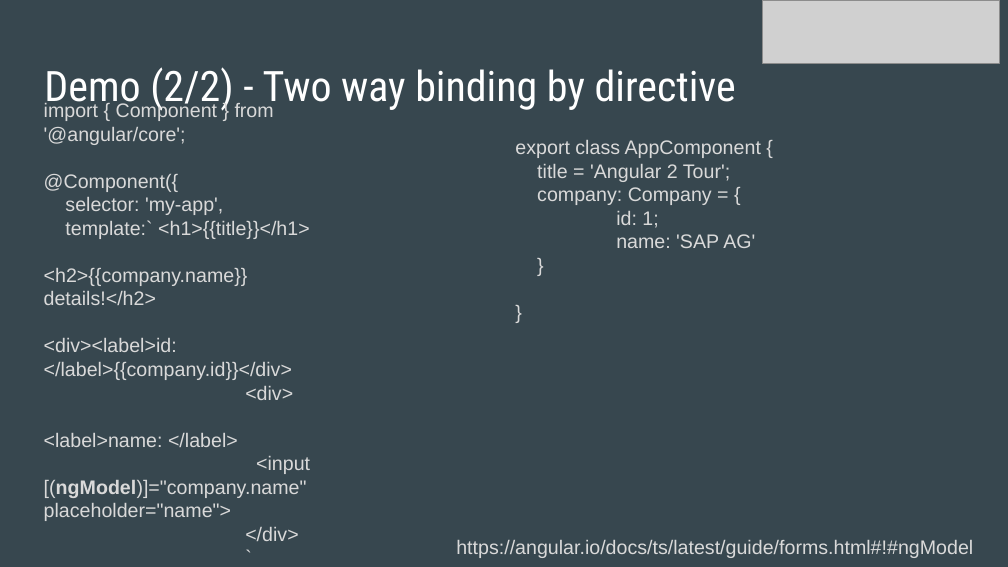
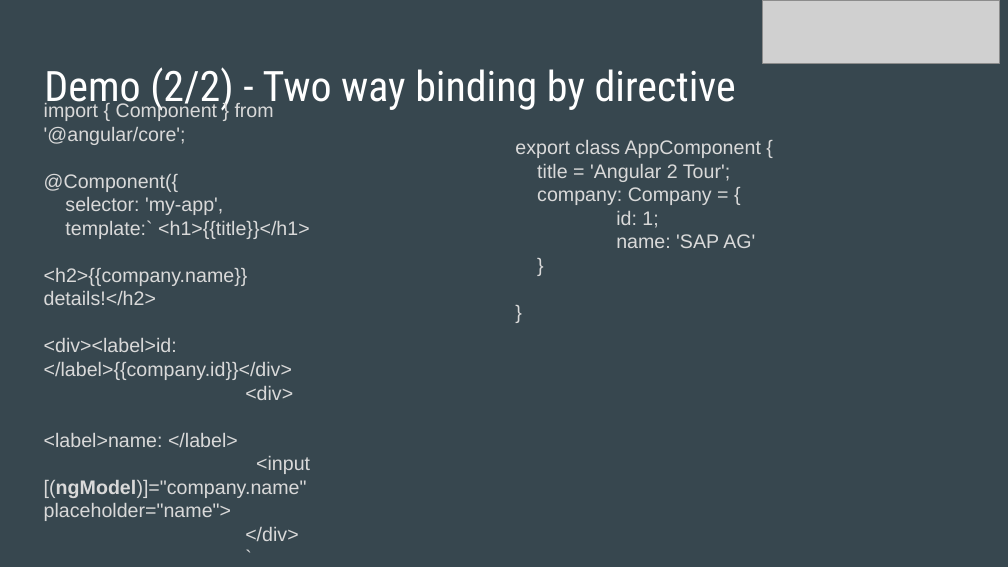
Before and after one commit to luthramanisha/angular2-tour, a slide deck: slide 21 of angular2-tour/ppt/AngularJS.pptx. Drawn at 1008x567 pixels with LibreOffice and Linux fonts; fonts in the diff are those of the drawing; grey boxes stand for pictures. Boxes give left, top, right and bottom in pixels: in the first picture for what was removed or moved away, otherwise in the second. Text is boxed around its words. In the diff, an @@ line names an element or a change of style, - is before the commit and + after.

```diff
--- a/angular2-tour/ppt/AngularJS.pptx
+++ b/angular2-tour/ppt/AngularJS.pptx
@@ text removed at box(456, 540, 973, 558) @@
-https://angular.io/docs/ts/latest/guide/forms.html#!#ngModel
```
Also in this commit, not shown: 8 other slides changed, 1 slide added, 3 other files.
